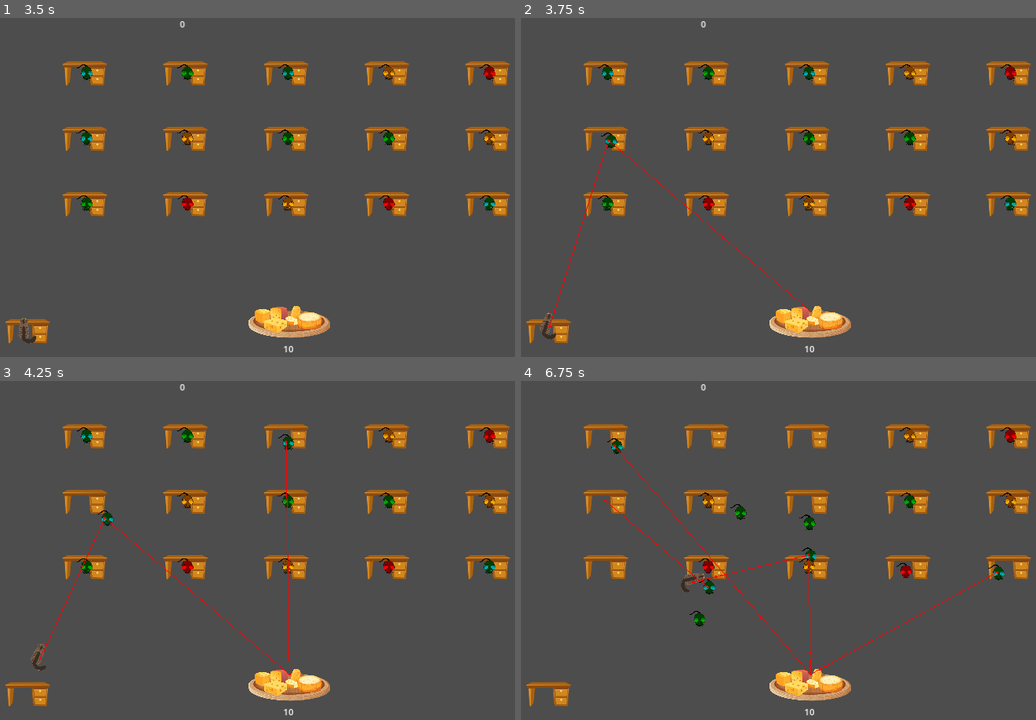
Above: before the commit, frames 1-4 (two rows, left to right).
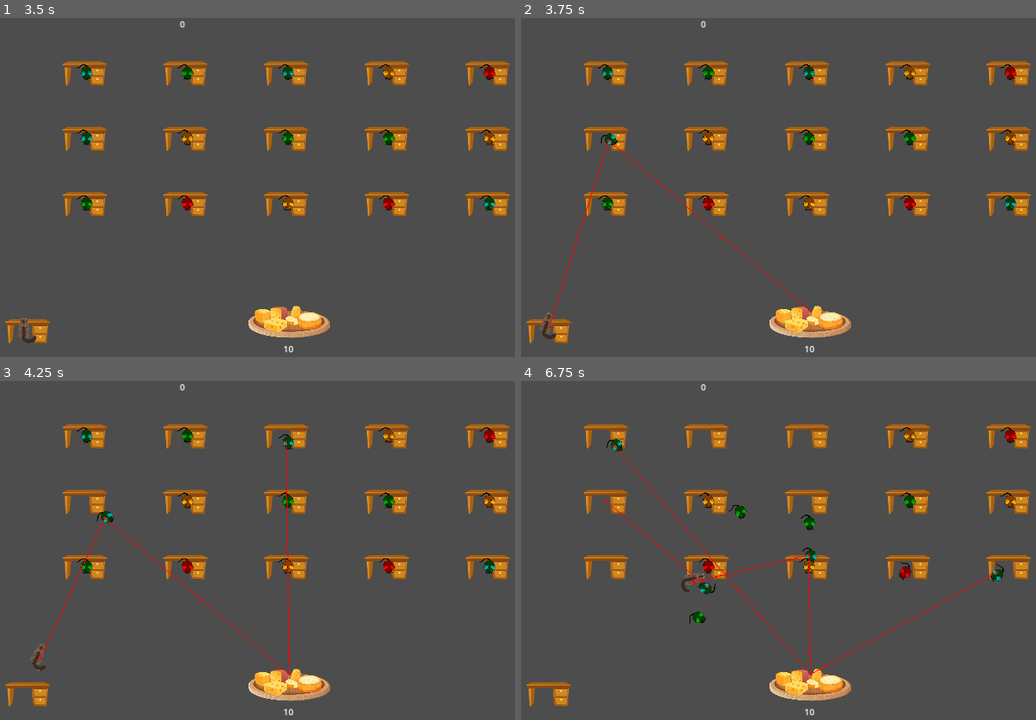
Above: after the commit, the same moments.

Repository: Mateusz-Birembaut/POA_SMA
Game: Godot game, scene res://src/main.tscn
Two runs of this game, one before a commit and one after it. Both use one fixed random seed, a clock stepped at 60 frames per second and the inputs below.
Inputs (mouse positions are in pixels of both pictures, inside the frame that each line leads up to):
- Up to frame 1 (3.5 s): tap Enter at 0.5, 2 s; move the mouse to (427, 177) at 0.52 s; hold Right (ui_right) 0.53-1.28 s; tap Space at 1.25, 2.75 s; move the mouse to (164, 211) at 1.27 s; hold Down (ui_down) 1.28-2.03 s; move the mouse to (350, 116) at 2.02 s; hold Right (ui_right) 2.03-2.78 s; move the mouse to (257, 265) at 2.77 s; hold Up (ui_up) from 2.78 s (still down)
- Up to frame 2 (3.75 s): tap Enter at 3.5 s; move the mouse to (999, 248) at 3.52 s; release Up (ui_up) at 3.53 s; hold Left (ui_left) from 3.53 s (still down)
- Up to frame 3 (4.25 s): keep holding Left (ui_left)
- Up to frame 4 (6.75 s): move the mouse to (624, 503) at 4.27 s; move the mouse to (840, 557) at 5.02 s; release Left (ui_left) at 5.03 s; hold Down (ui_down) 5.03-5.78 s; move the mouse to (716, 469) at 5.77 s; hold Right (ui_right) 5.78-6.53 s; move the mouse to (948, 540) at 6.52 s; hold Up (ui_up) from 6.53 s (still down)

Frame 1 is identical in both runs. In frame 2, less than 0.1% of the frame differs, in the area x 15-19%, y 33-39%; in frame 3, less than 0.1%; in frame 4, 0.4%, in the area x 16-94%, y 16-73%.

Commit message:
souris se tournent vers la cible

Diff:
--- a/src/agent.gd
+++ b/src/agent.gd
@@ -30,6 +30,11 @@
 
 func _physics_process(delta):
 	velocity *= speed * delta
+	if velocity.length() >0:
+		var angle = velocity.angle() - 1.5708
+		sprite.set_rotation(angle)
+	else:
+		sprite.set_rotation(0)
 	move_and_slide()
 
 
